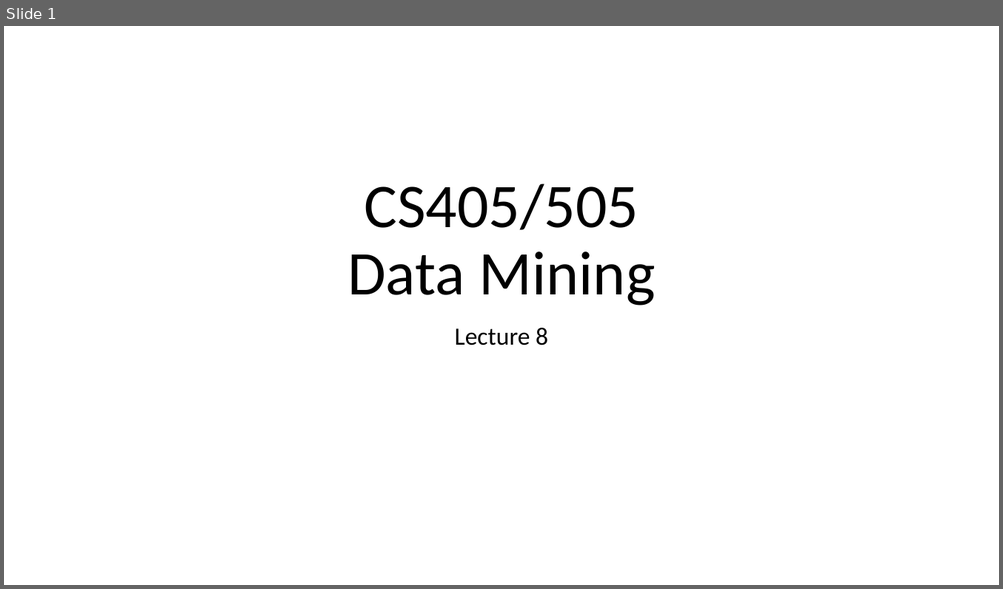
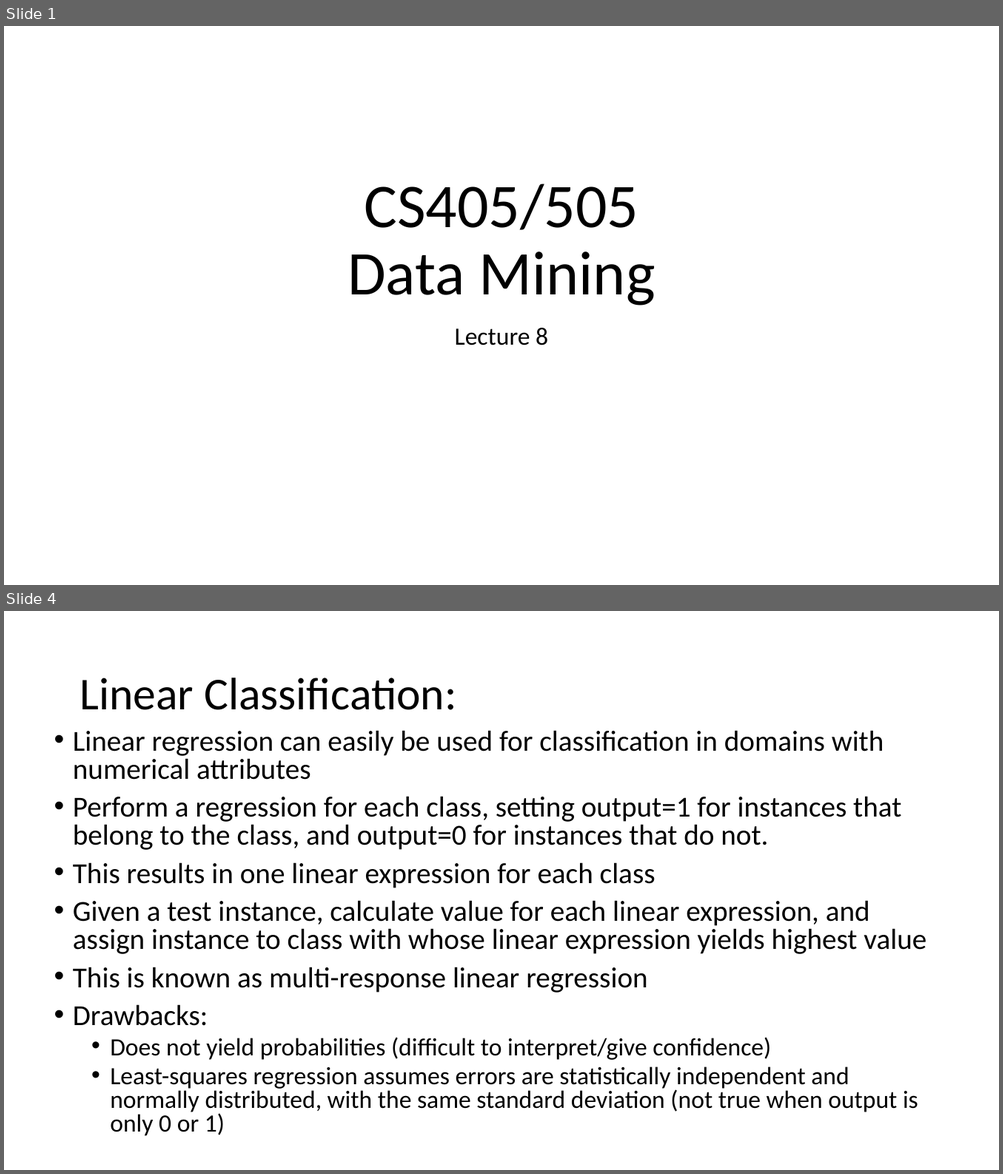
Before and after one commit to russellu/cs405, a slide deck: Lecture_08.pptx. Shown one above the other, each under a label of ours: slide 1 before the commit, slides 1 and 4 after it; the slides between them are not shown. The pictures are 1003x589 and 1003x1174 pixels, drawn with LibreOffice and Linux fonts; fonts in the diff are those of the drawing. Boxes give left, top, right and bottom in pixels: in the first picture for what was removed or moved away, otherwise in the second. Text is boxed around its words. In the diff, an @@ line names an element or a change of style, - is before the commit and + after.

```diff
--- a/Lecture_08.pptx
+++ b/Lecture_08.pptx
@@ slide 4 added at (x1=4, y1=611, x2=999, y2=1170), background #FFFFFF @@
@@ title added at (x1=79, y1=678, x2=456, y2=710), 44 pt, text #000000 @@
+Linear Classification:
@@ text added at (x1=73, y1=730, x2=926, y2=1136), 28 pt, text #000000 @@
+• Linear regression can easily be used for classification in domains with numerical attributes
+• Perform a regression for each class, setting output=1 for instances that belong to the class, and output=0 for instances that do not.
+• This results in one linear expression for each class
+• Given a test instance, calculate value for each linear expression, and assign instance to class with whose linear expression yields highest value
+• This is known as multi-response linear regression
+• Drawbacks:
+  • Does not yield probabilities (difficult to interpret/give confidence)
+  • Least-squares regression assumes errors are statistically independent and normally distributed, with the same standard deviation (not true when output is only 0 or 1)
```
Also in this commit, not shown: 1 slide changed, 11 other slides added, 1 slide removed.
